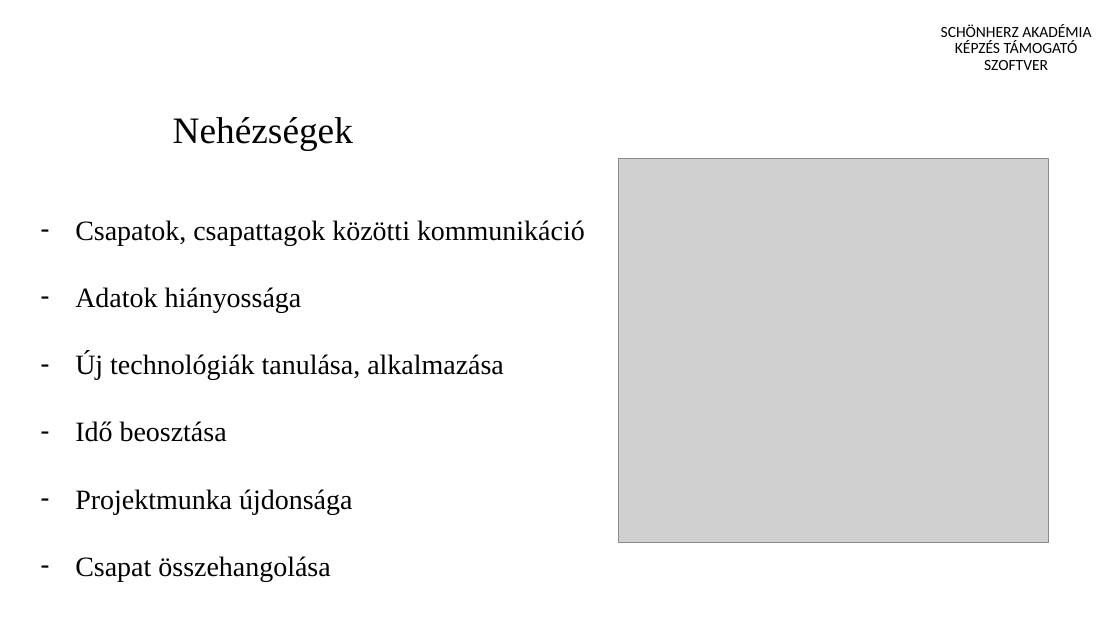
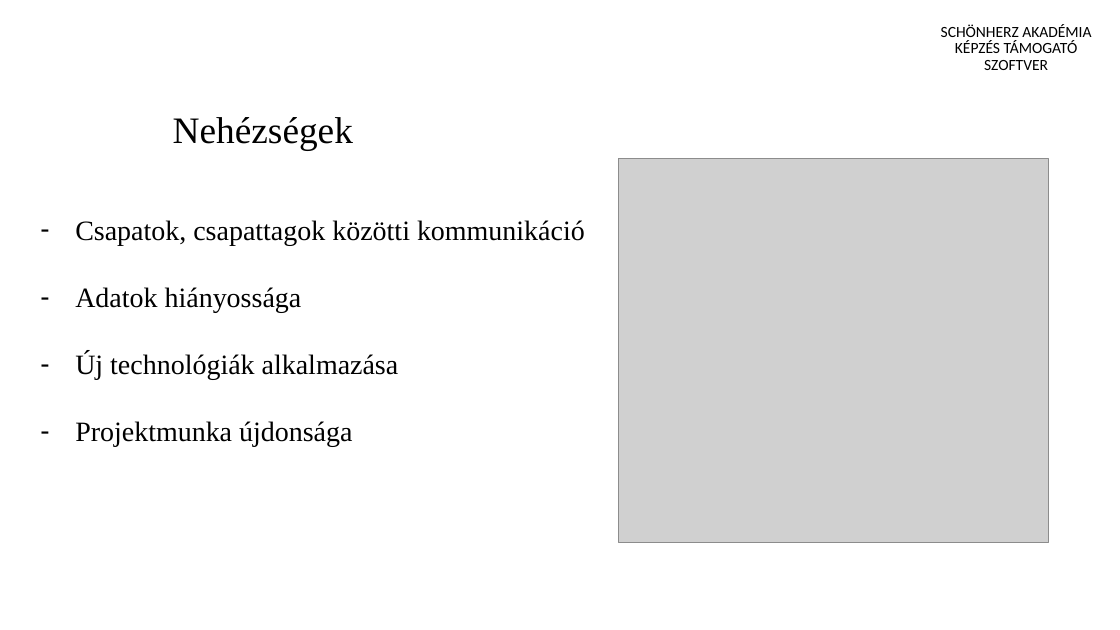
Before and after one commit to schonherz-java-ee-2016-spring/sandbox, a slide deck: slide 5 of preznyaklaszlo/PL_prezi_JAVA_EE.pptx (slide 4 before the commit). Drawn at 1120x630 pixels with LibreOffice and Linux fonts; fonts in the diff are those of the drawing; grey boxes stand for pictures; background and template pictures are left out. Boxes give left, top, right and bottom in pixels: in the first picture for what was removed or moved away, otherwise in the second. Text is boxed around its words. In the diff, an @@ line names an element or a change of style, - is before the commit and + after.

```diff
--- a/preznyaklaszlo/PL_prezi_JAVA_EE.pptx
+++ b/preznyaklaszlo/PL_prezi_JAVA_EE.pptx
@@ text at (75, 353, 399, 380): text changed @@
-– Új technológiák tanulása, alkalmazása
-– Idő beosztása
+– Új technológiák alkalmazása
@@ text at (75, 556, 330, 581): paragraph removed @@
-– Csapat összehangolása
```
Also in this commit, not shown: 1 other slide changed, 1 slide added, 1 slide removed.
